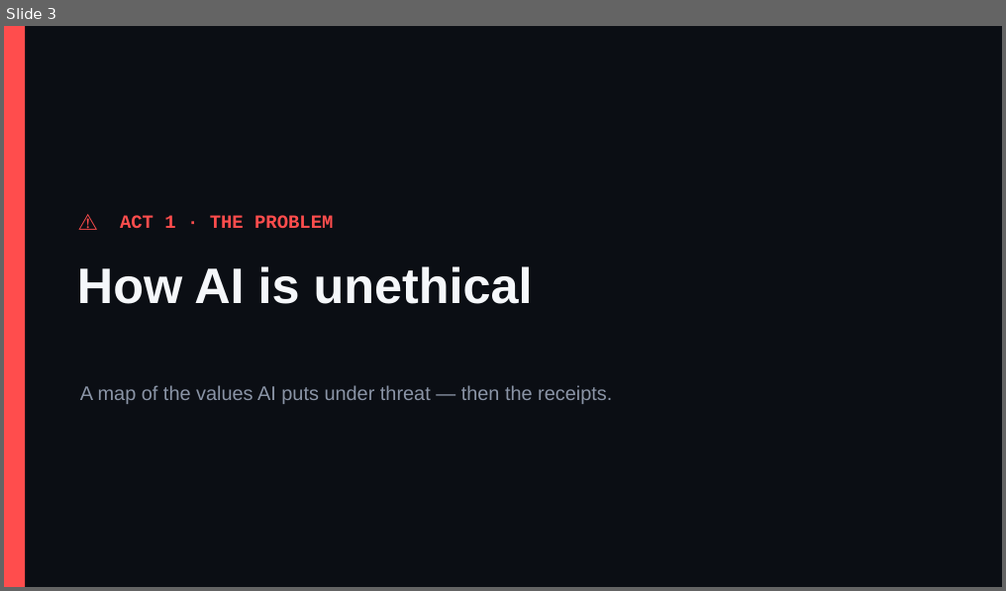
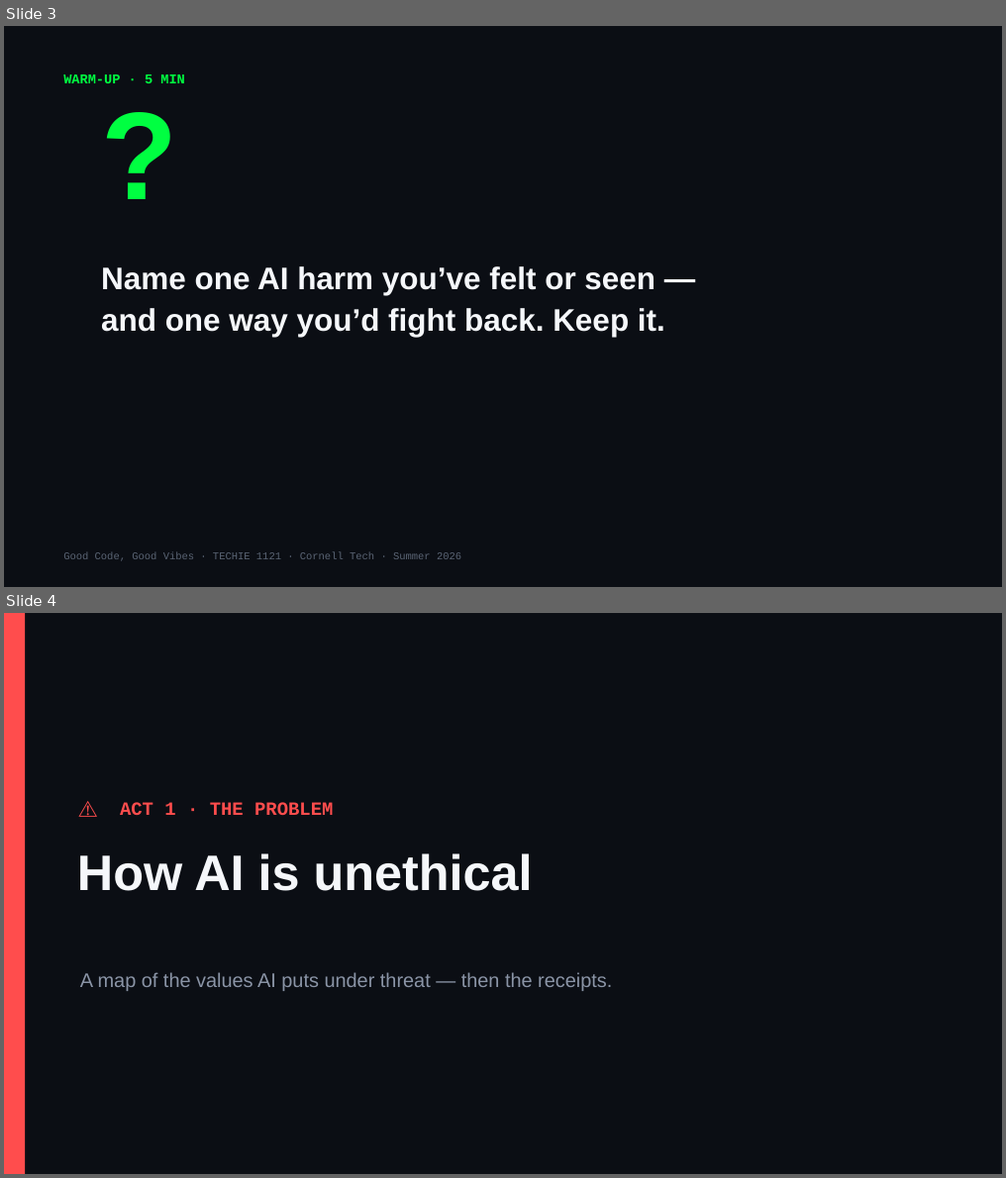
Before and after one commit to Cornell-Tech-Vibe-Coding-Summer-2026/website, a slide deck: slides/Week2-Wed-AI-Against-AI.pptx. Shown one above the other, each under a label of ours: slide 3 before the commit, slides 3 and 4 after it. The pictures are 1006x591 and 1006x1178 pixels, drawn with LibreOffice and Linux fonts; fonts in the diff are those of the drawing. Boxes give left, top, right and bottom in pixels: in the first picture for what was removed or moved away, otherwise in the second. Text is boxed around its words. In the diff, an @@ line names an element or a change of style, - is before the commit and + after.

```diff
--- a/slides/Week2-Wed-AI-Against-AI.pptx
+++ b/slides/Week2-Wed-AI-Against-AI.pptx
@@ slide 3 added at [4, 26, 1002, 587], background #0B0E14 @@
@@ text added at [63, 75, 185, 83], 13 pt, text #00FF41, bold @@
+WARM-UP · 5 MIN
@@ text added at [94, 71, 319, 221], 120 pt, text #00FF41, bold @@
+?
@@ text added at [101, 267, 665, 337], 30 pt, text #F5F7FA, bold @@
+Name one AI harm you’ve felt or seen —
+and one way you’d fight back. Keep it.
@@ text added at [63, 553, 461, 562], 10 pt, text #5A6474 @@
+Good Code, Good Vibes · TECHIE 1121 · Cornell Tech · Summer 2026
@@ what was slide 3 is now slide 4 @@
```
Also in this commit, not shown: 3 slides changed, 6 other slides added, 1 other file.
